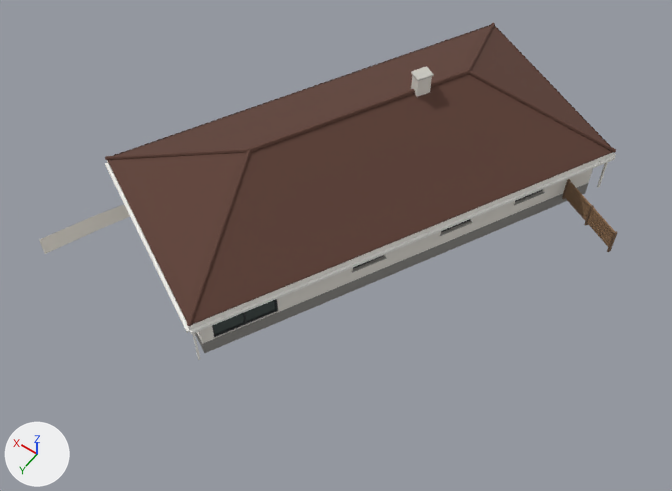
Before and after pictures for a commit that changed the glTF model web/public/models/vh_white_bungalow.glb.
One viewpoint serves both versions: a 50 mm lens placed at (-20.5, 15.8, 34.1), pointed at (-5.6, -5.1, 1.4). The lights are fixed; the arrows at lower left show +X, +Y and +Z. The first picture is the older version. Where no turn or scale is listed for an object, it has been applied to the vertices. Vertices at exactly the same position are counted once.

Script lines for the objects in view, before the commit:
```python
me_vh_frames_small = bpy.data.meshes.new('vh_frames_small')
me_vh_frames_small.from_pydata(...)  # 516 vertices, 760 faces; spans x -15.5..5.5, y -21.1..2.7, z -0.1..2.4
me_vh_frames_small.materials.append(mat_vh_frames_small)
me_vh_paving = bpy.data.meshes.new('vh_paving')
me_vh_paving.from_pydata(...)  # 54 vertices, 67 faces; spans x -1.35..6.93, y -11.97..2.05, z -0.55..0.18
me_vh_paving.materials.append(mat_vh_paving)  # grey #a29e96
# before: 0 (6.64, 1.06, -0.48) at pixel (51, 234), 1 (6.93, 1.59, -0.55) at pixel (39, 239), 2 (6.56, 1.78, -0.54) at pixel (41, 245), 3 (6.28, 1.25, -0.47) at pixel (53, 240), 35 (6.04, 2.05, -0.52) at pixel (44, 254)
# before: 36 (5.76, 1.52, -0.45) at pixel (57, 248)
me_vh_roof = bpy.data.meshes.new('vh_roof')
me_vh_roof.from_pydata(...)  # 66 vertices, 106 faces; spans x -13.6..5.4, y -21.0..2.6, z 2.7..5.7
me_vh_roof.materials.append(mat_vh_roof)  # brown #5e3e33
ob_vh_frames_small = bpy.data.objects.new('vh_frames_small', me_vh_frames_small)
ob_vh_frames_small.location = (0.0, 0.0, 0.0)
ob_vh_paving = bpy.data.objects.new('vh_paving', me_vh_paving)
ob_vh_paving.location = (0.0, 0.0, 0.0)
ob_vh_roof = bpy.data.objects.new('vh_roof', me_vh_roof)
ob_vh_roof.location = (0.0, 0.0, 0.0)
# also in view: 'vh_render' at (-4.6, -9.2, 3.4); 'vh_trim' at (-4.1, -9.2, 2.5)
```
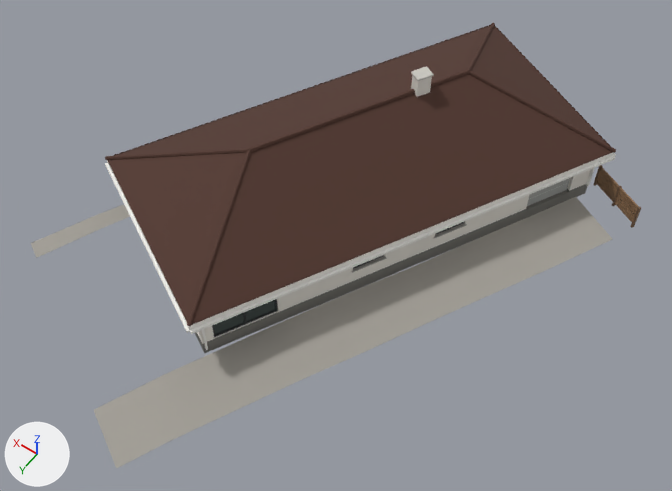
Boxes [x1, y1, x2, y2] around the edits, measured in the pictures (672 x 491 px; the box of a moved part takes in the faces that stretch with it):
'vh_paving', reshaped: before [39, 203, 130, 254]; after [31, 197, 612, 468]
'vh_frames_small', reshaped: before [105, 153, 617, 360]; after [105, 153, 641, 350]
part 1 of me_vh_frames_small, moved or reshaped (not visible afterwards): before [597, 162, 608, 188]
part 2 of me_vh_frames_small, moved or reshaped (not visible afterwards): before [568, 181, 617, 236]
part 3 of me_vh_frames_small, moved or reshaped: before [562, 179, 571, 199]; after [586, 168, 595, 187]
part 4 of me_vh_frames_small, moved or reshaped (not visible afterwards): before [567, 184, 616, 238]
part 5 of me_vh_frames_small, moved or reshaped (not visible afterwards): before [565, 185, 615, 241]
part 6 of me_vh_frames_small, moved or reshaped (not visible afterwards): before [566, 189, 614, 244]
part 7 of me_vh_frames_small, moved or reshaped: before [564, 195, 612, 249]; after [594, 180, 635, 224]
part 8 of me_vh_frames_small, moved or reshaped: before [563, 192, 613, 246]; after [595, 177, 637, 221]
part 9 of me_vh_frames_small, moved or reshaped: before [584, 205, 594, 226]; after [593, 165, 603, 186]
part 10 of me_vh_frames_small, moved or reshaped: before [607, 231, 617, 252]; after [612, 186, 622, 206]
part 11 of me_vh_frames_small, added: after [630, 207, 641, 228]
part 12 of me_vh_frames_small, built on: after [528, 165, 641, 219]
part 13 of me_vh_paving, added: after [94, 197, 612, 468]
part 14 of me_vh_paving, built on: before [39, 226, 70, 254]; after [31, 226, 70, 258]

Patch to the scene script:
```diff
--- a/web/public/models/vh_white_bungalow.glb.py
+++ b/web/public/models/vh_white_bungalow.glb.py
@@ me_vh_frames_small @@
-me_vh_frames_small.from_pydata(...)  # 516 vertices, 760 faces; spans x -15.5..5.5, y -21.1..2.7, z -0.1..2.4
+me_vh_frames_small.from_pydata(...)  # 556 vertices, 810 faces; spans x -15.8..5.5, y -21.1..2.7, z -0.1..2.4
+# me_vh_frames_small part 1: the loose piece of 8 vertices spanning x -13.4..-13.3, y -16.2..-16.1, z 0.2..2.3 is scaled about its middle by (0.889, 0.889, 0.141), then moved by (0.1, -0.3, 0.9)
+# me_vh_frames_small part 2: the loose piece of 8 vertices spanning x -15.5..-12.2, y -14.7..-12.9, z 1.2..1.4 is scaled about its middle by (-0.0912, 0.339, 0.533), then moved by (0.8, -2.4, 0.7)
+# me_vh_frames_small part 3: the loose piece of 8 vertices spanning x -12.4..-12.2, y -14.7..-14.5, z 0.1..1.4 is scaled about its middle by (0.859, 0.679, 1.39), then moved by (-0.6, -1.3, 0.3)
+# me_vh_frames_small part 4: the loose piece of 8 vertices spanning x -15.5..-12.2, y -14.7..-12.9, z 1.1..1.2 is scaled about its middle by (0.0219, 0.0235, 2), then moved by (9.0, -7.0, 1.0)
+# me_vh_frames_small part 5: the loose piece of 8 vertices spanning x -15.5..-12.2, y -14.7..-12.9, z 0.9..1.0 is scaled about its middle by (-0.0912, 0.339, 0.533), then moved by (9.1, -6.7, 1.1)
+# me_vh_frames_small part 6: the loose piece of 8 vertices spanning x -15.5..-12.2, y -14.7..-12.9, z 0.7..0.8 is scaled about its middle by (0.0246, 0.0264, 12.5), then moved by (9.3, -6.4, 0.3)
+# me_vh_frames_small part 7: the loose piece of 8 vertices spanning x -15.5..-12.2, y -14.7..-12.9, z 0.3..0.4 is scaled about its middle by (0.823, 0.824, 1), then moved by (-0.6, -1.8, 0.0)
+# me_vh_frames_small part 8: the loose piece of 8 vertices spanning x -15.5..-12.2, y -14.7..-12.9, z 0.5..0.6 is scaled about its middle by (0.823, 0.824, 1), then moved by (-0.6, -1.8, 0.0)
+# me_vh_frames_small part 9: the loose piece of 8 vertices spanning x -14.0..-13.8, y -13.8..-13.7, z 0.1..1.4 is moved by (0.7, -2.5, 0.1)
+# me_vh_frames_small part 10: the loose piece of 8 vertices spanning x -15.5..-15.4, y -13.0..-12.9, z 0.0..1.4 is moved by (1.0, -2.6, 0.1)
+# me_vh_frames_small part 11: the loose piece of 8 vertices spanning x -15.5..-15.4, y -13.0..-12.9, z 0.0..1.4 is copied, and the copy is moved by (-0.3, -1.9, 0.0); it spans x -15.8..-15.6, y -15.0..-14.8, z 0.1..1.5
+# me_vh_frames_small part 12: 8 vertices removed from x -11.1..-11.0, y -12.9..-12.8, z 1.2..2.4; 56 vertices added at x -15.8..-11.0, y -16.3..-12.9, z 0.7..1.8
+# other edits to the shape of me_vh_frames_small do not show in these pictures
 me_vh_frames_small.materials.append(mat_vh_frames_small)
@@ me_vh_paving @@
 # verts and faces of me_vh_paving; kept vertices keep their numbers, new ones are numbered from 54
-me_vh_paving.from_pydata(...)  # 54 vertices, 67 faces; spans x -1.35..6.93, y -11.97..2.05, z -0.55..0.18
+me_vh_paving.from_pydata(...)  # 192 vertices, 279 faces; spans x -15.31..7.12, y -14.91..7.93, z -0.58..0.25
+# me_vh_paving part 13: a new loose piece of 135 vertices spanning x -15.31..-1.6, y -14.91..7.93, z -0.56..0.25, in mat_vh_paving (grey #a29e96)
+# me_vh_paving part 14
+delete_vertices([1, 2, 35])  # with the faces that use them
+verts[0] = (6.63, 1.07, -0.48)  # moved, pixel (51, 234)
+verts[54] = (7.11, 1.95, -0.58)  # pixel (30, 242)
+verts[55] = (7.12, 1.96, -0.58)  # pixel (30, 243)
+verts[56] = (6.75, 2.16, -0.57)  # pixel (32, 249)
+verts[57] = (6.74, 2.14, -0.57)  # pixel (33, 249)
+verts[58] = (6.23, 2.42, -0.57)  # pixel (36, 257)
+verts[59] = (6.22, 2.41, -0.57)  # pixel (36, 257)
+faces += [(54, 55, 56), (54, 56, 57), (0, 54, 57), (0, 57, 3), (56, 58, 57), (57, 58, 59)]
+faces += [(3, 57, 59), (3, 59, 36)]
 me_vh_paving.materials.append(mat_vh_paving)
```
